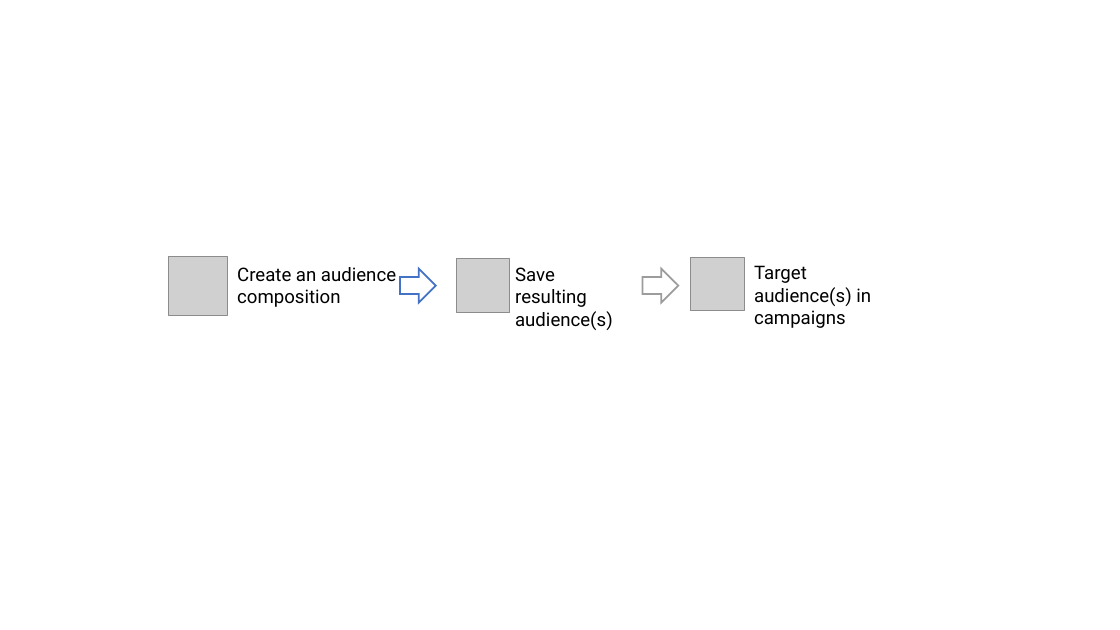
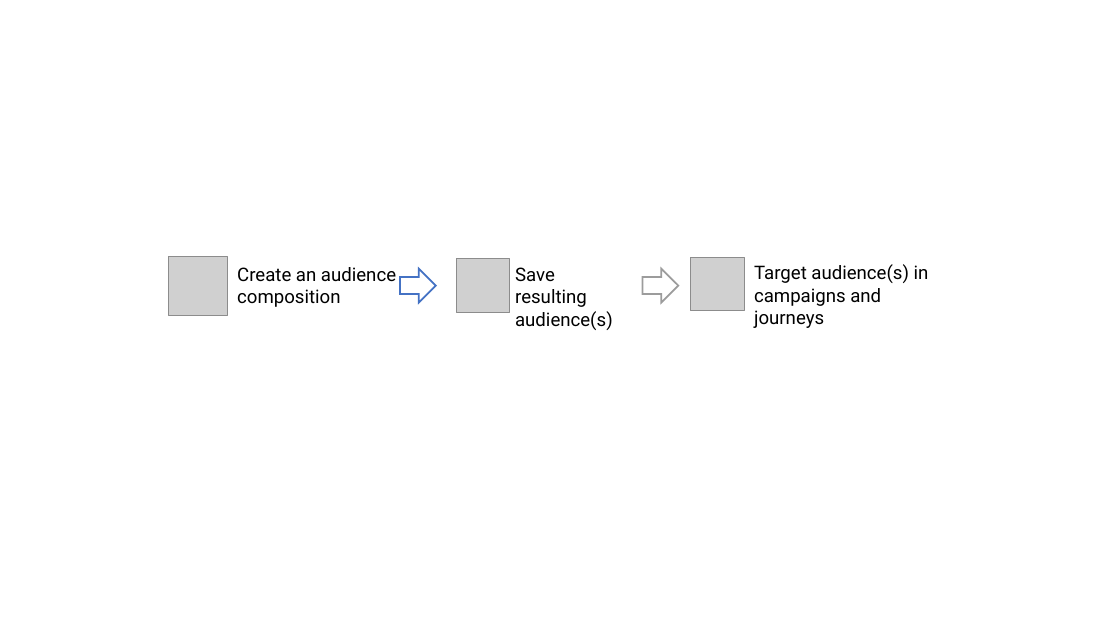
Before and after one commit to AdobeDocs/journey-optimizer.ko-KR, a slide deck: slide 1 of help/using/audience/assets/audiences-process.pptx. Drawn at 1120x630 pixels with LibreOffice and Linux fonts; fonts in the diff are those of the drawing; grey boxes stand for pictures. Boxes give left, top, right and bottom in pixels: in the first picture for what was removed or moved away, otherwise in the second. Text is boxed around its words. In the diff, an @@ line names an element or a change of style, - is before the commit and + after.

```diff
--- a/help/using/audience/assets/audiences-process.pptx
+++ b/help/using/audience/assets/audiences-process.pptx
@@ text at [754,264,929,328]: text changed @@
-Target audience(s) in campaigns
+Target audience(s) in campaigns and journeys
```
Also in this commit, not shown: 55 other files.
